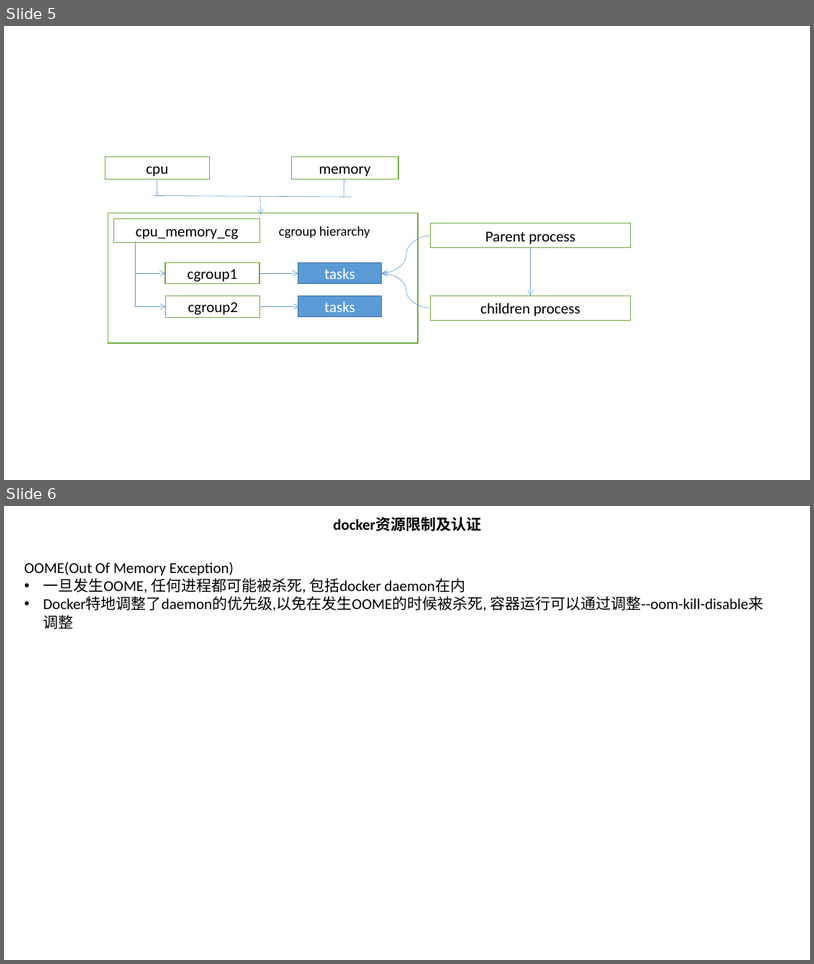
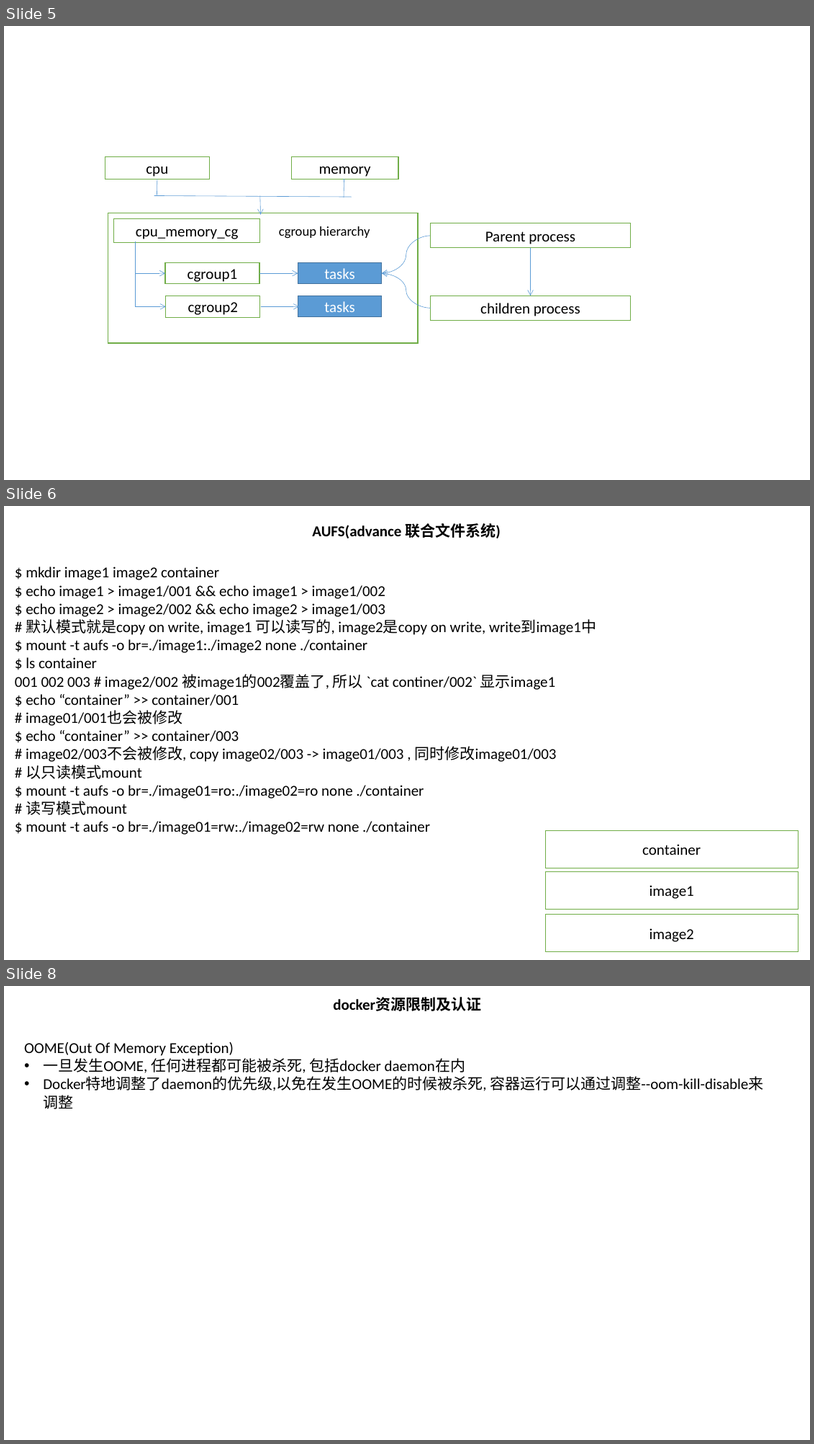
Before and after one commit to johnnylei/reource, a slide deck: k8s/kubernetes.pptx. Shown one above the other, each under a label of ours: slides 5 and 6 before the commit, slides 5, 6 and 8 after it; the slides between them are not shown. The pictures are 814x964 and 814x1444 pixels, drawn with LibreOffice and Linux fonts; fonts in the diff are those of the drawing. Boxes give left, top, right and bottom in pixels: in the first picture for what was removed or moved away, otherwise in the second. Text is boxed around its words. In the diff, an @@ line names an element or a change of style, - is before the commit and + after.

```diff
--- a/k8s/kubernetes.pptx
+++ b/k8s/kubernetes.pptx
@@ slide 6 added at [4, 506, 810, 960], background #FFFFFF @@
@@ text added at [312, 523, 501, 538], 18 pt, text #000000, bold @@
+AUFS(advance 联合文件系统)
@@ text added at [15, 566, 597, 834], 18 pt, text #000000 @@
+$ mkdir image1 image2 container
+$ echo image1 > image1/001 && echo image1 > image1/002
+$ echo image2 > image2/002 && echo image2 > image1/003
+# 默认模式就是copy on write, image1 可以读写的, image2是copy on write, write到image1中
+$ mount -t aufs -o br=./image1:./image2 none ./container
+$ ls container
+001 002 003 # image2/002 被image1的002覆盖了, 所以 `cat continer/002` 显示image1
+$ echo “container” >> container/001
+# image01/001也会被修改
+$ echo “container” >> container/003
+# image02/003不会被修改, copy image02/003 -> image01/003 , 同时修改image01/003
+# 以只读模式mount
+$ mount -t aufs -o br=./image01=ro:./image02=ro none ./container
+# 读写模式mount
+$ mount -t aufs -o br=./image01=rw:./image02=rw none ./container
@@ rectangle added at [546, 830, 799, 867], fill #FFFFFF, outline #70AD47 1 pt, 18 pt, text #000000 @@
+container
@@ rectangle added at [546, 871, 799, 909], fill #FFFFFF, outline #70AD47 1 pt, 18 pt, text #000000 @@
+image1
@@ rectangle added at [546, 914, 799, 952], fill #FFFFFF, outline #70AD47 1 pt, 18 pt, text #000000 @@
+image2
@@ what was slide 6 is now slide 8 @@
```
Also in this commit, not shown: 9 slides changed, 47 other slides added.
